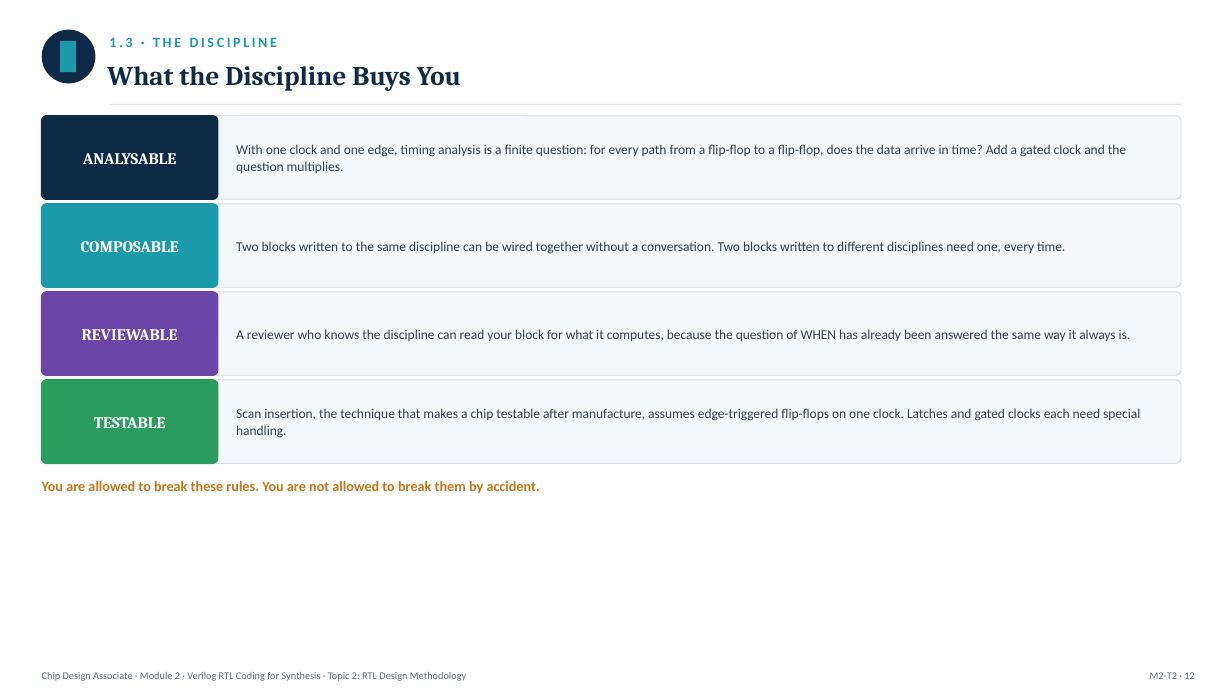
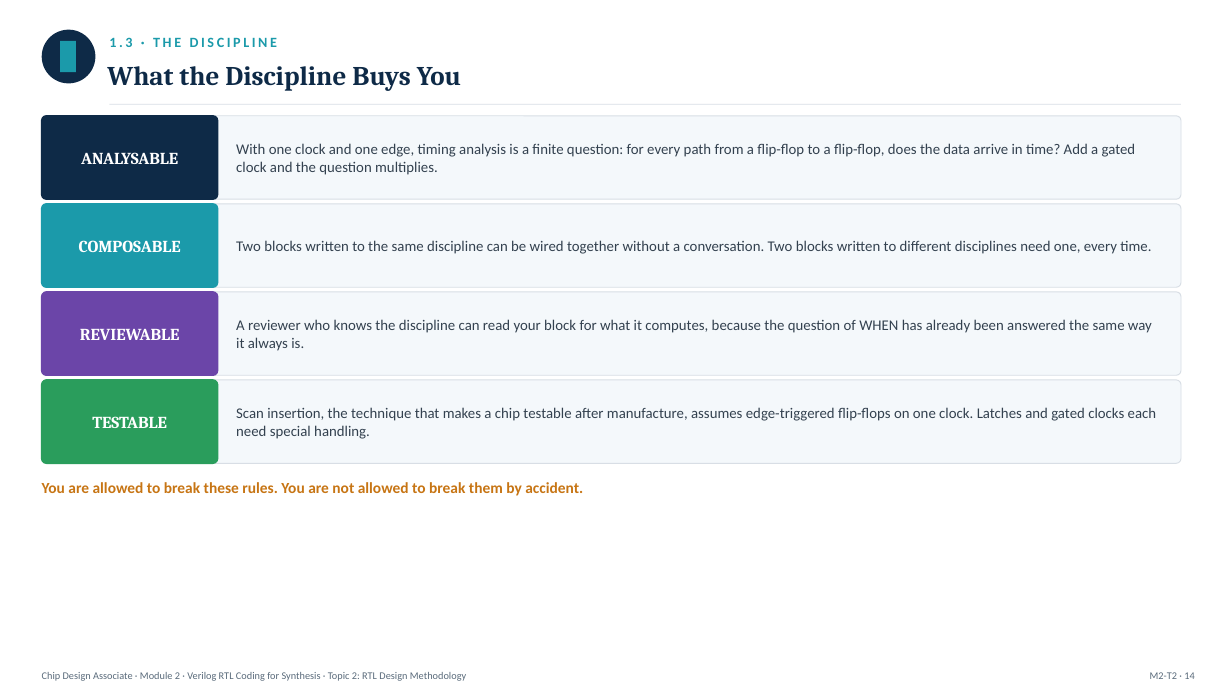
Before and after one commit to ripunjayiisc/ChipDesignContent, a slide deck: slide 14 of ChipDesignAssociate/Module2/Module2_Topic2_RTLDesignMethodology.pptx (slide 12 before the commit). Drawn at 1232x695 pixels with LibreOffice and Linux fonts; fonts in the diff are those of the drawing. Boxes give left, top, right and bottom in pixels: in the first picture for what was removed or moved away, otherwise in the second. Text is boxed around its words. In the diff, an @@ line names an element or a change of style, - is before the commit and + after.

```diff
--- a/ChipDesignAssociate/Module2/Module2_Topic2_RTLDesignMethodology.pptx
+++ b/ChipDesignAssociate/Module2/Module2_Topic2_RTLDesignMethodology.pptx
@@ size 12.5 to 13 pt in 4 elements at (81, 152, 178, 164), (79, 240, 181, 252), (80, 329, 180, 340), (92, 416, 167, 428) @@
@@ size 10.5 to 11.5 pt in 4 elements at (236, 143, 1136, 175), (236, 240, 1151, 254), (236, 319, 1152, 351), (236, 407, 1157, 439) @@
@@ text "You are allowed to break ..." at (42, 482, 583, 496): size 11 to 12 pt @@
@@ text at (1150, 672, 1194, 679): text changed @@
-M2-T2 · 12
+M2-T2 · 14
```
Also in this commit, not shown: 87 other slides changed, 7 slides added, 23 other files.
